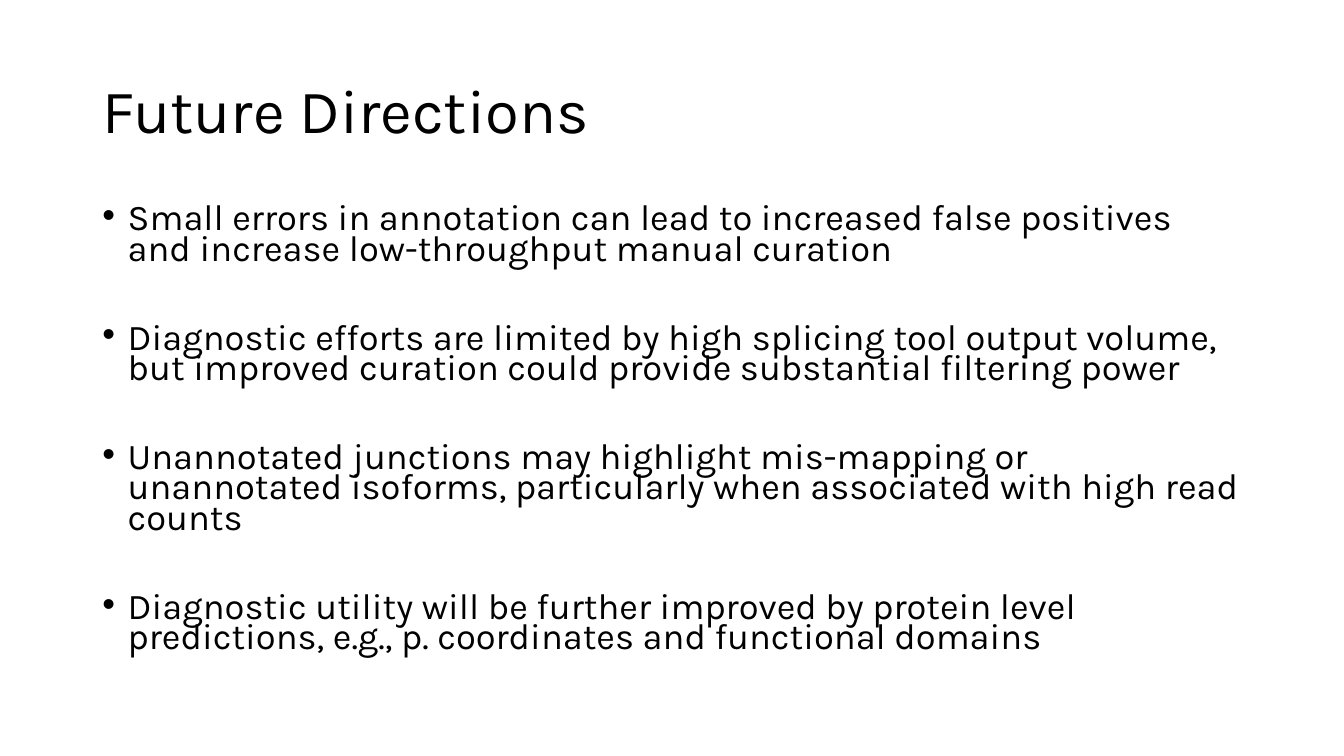
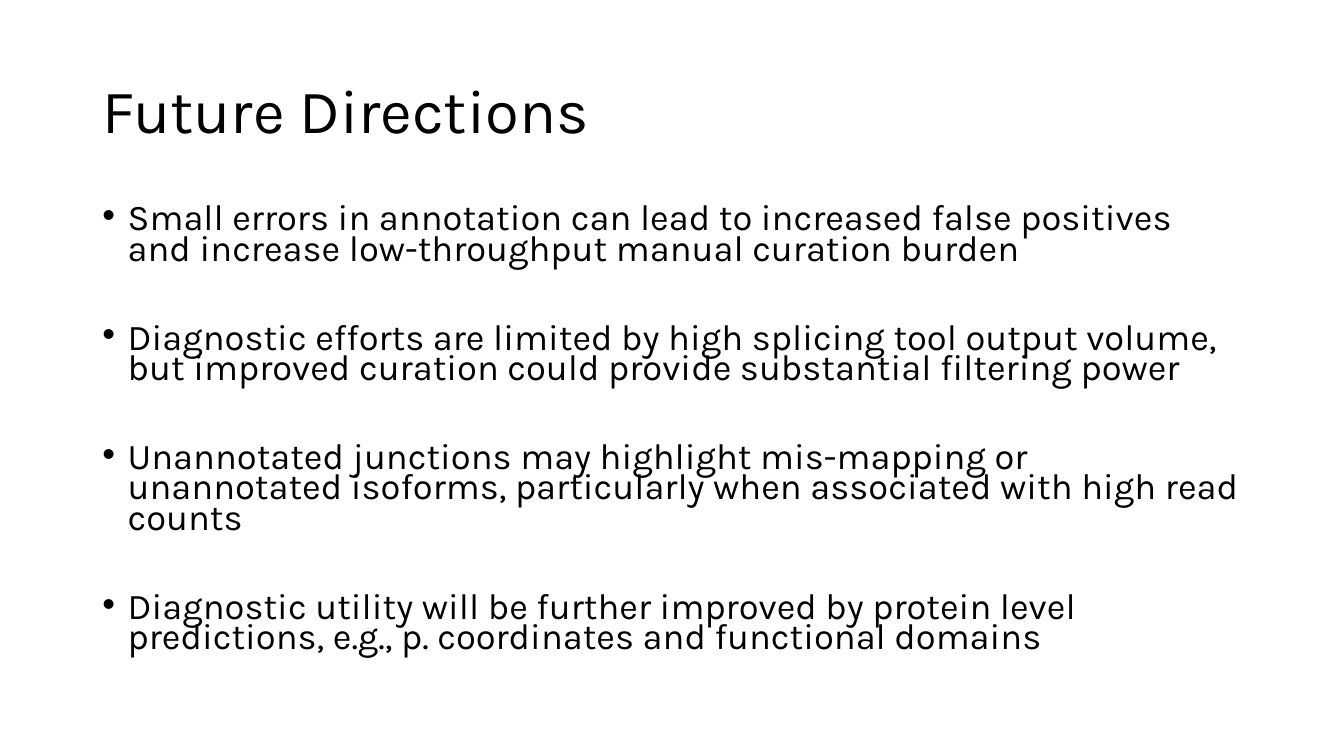
Before and after one commit to frontier-genomics/splicing_event_annotations, a slide deck: slide 10 of docs/splice-event-annotation.pptx (slide 9 before the commit). Drawn at 1344x756 pixels with LibreOffice and Linux fonts; fonts in the diff are those of the drawing. Boxes give left, top, right and bottom in pixels: in the first picture for what was removed or moved away, otherwise in the second. Text is boxed around its words. In the diff, an @@ line names an element or a change of style, - is before the commit and + after.

```diff
--- a/docs/splice-event-annotation.pptx
+++ b/docs/splice-event-annotation.pptx
@@ text at (128,205,1171,270): text changed @@
-• Small errors in annotation can lead to increased false positives and increase low-throughput manual curation
+• Small errors in annotation can lead to increased false positives and increase low-throughput manual curation burden
```
Also in this commit, not shown: 1 other slide changed, 1 slide added, 1 other file.
